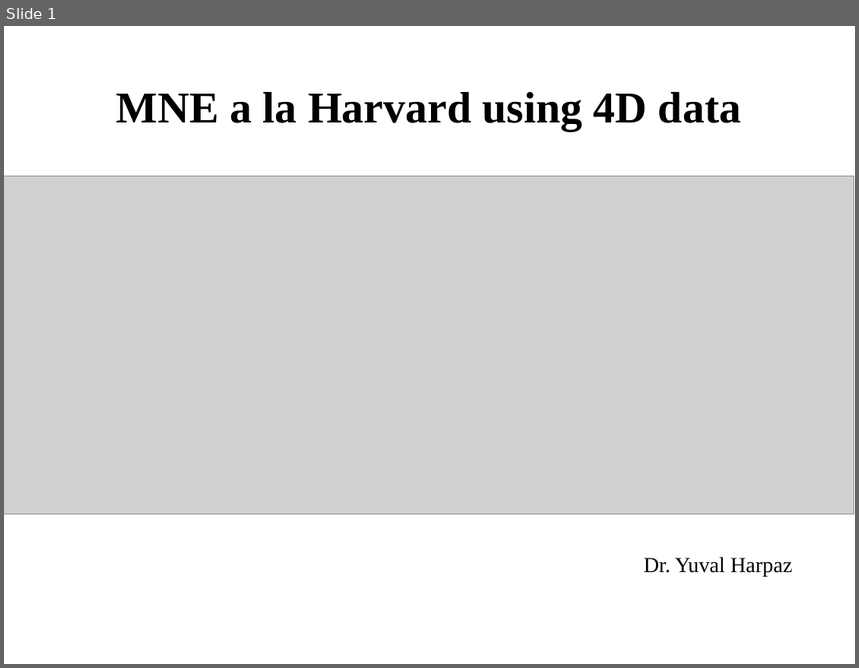
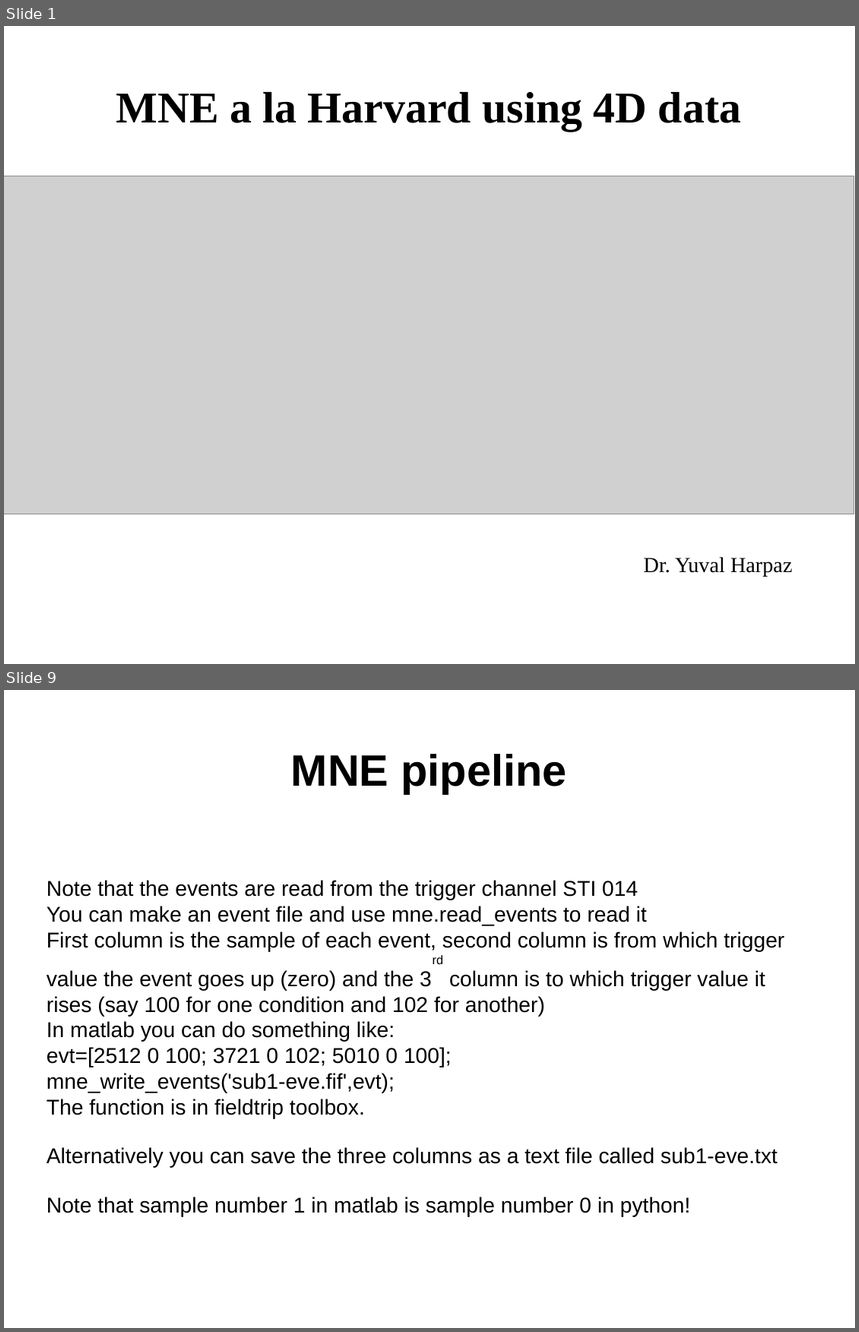
Before and after one commit to yuval-harpaz/MNE4D, a slide deck: docs/MNE_4D_data.pptx. Shown one above the other, each under a label of ours: slide 1 before the commit, slides 1 and 9 after it; the slides between them are not shown. The pictures are 859x668 and 859x1332 pixels, drawn with LibreOffice and Linux fonts; fonts in the diff are those of the drawing; grey boxes stand for pictures; background and template pictures are left out. Boxes give left, top, right and bottom in pixels: in the first picture for what was removed or moved away, otherwise in the second. Text is boxed around its words. In the diff, an @@ line names an element or a change of style, - is before the commit and + after.

Commit message:
filter data, read events from file

```diff
--- a/docs/MNE_4D_data.pptx
+++ b/docs/MNE_4D_data.pptx
@@ slide 9 added at (x1=4, y1=690, x2=855, y2=1328), background picture (left out) @@
@@ text added at (x1=291, y1=754, x2=566, y2=794), 41 pt, text #000000, bold @@
+MNE pipeline
@@ text added at (x1=47, y1=880, x2=785, y2=1217), 20 pt, text #000000 @@
+Note that the events are read from the trigger channel STI 014
+You can make an event file and use mne.read_events to read it
+First column is the sample of each event, second column is from which trigger value the event goes up (zero) and the 3rd column is to which trigger value it rises (say 100 for one condition and 102 for another)
+In matlab you can do something like:
+evt=[2512 0 100; 3721 0 102; 5010 0 100];
+mne_write_events('sub1-eve.fif',evt);
+The function is in fieldtrip toolbox.
+Alternatively you can save the three columns as a text file called sub1-eve.txt
+Note that sample number 1 in matlab is sample number 0 in python!
```
Also in this commit, not shown: 6 slides changed, 2 other slides added, 4 other files.
